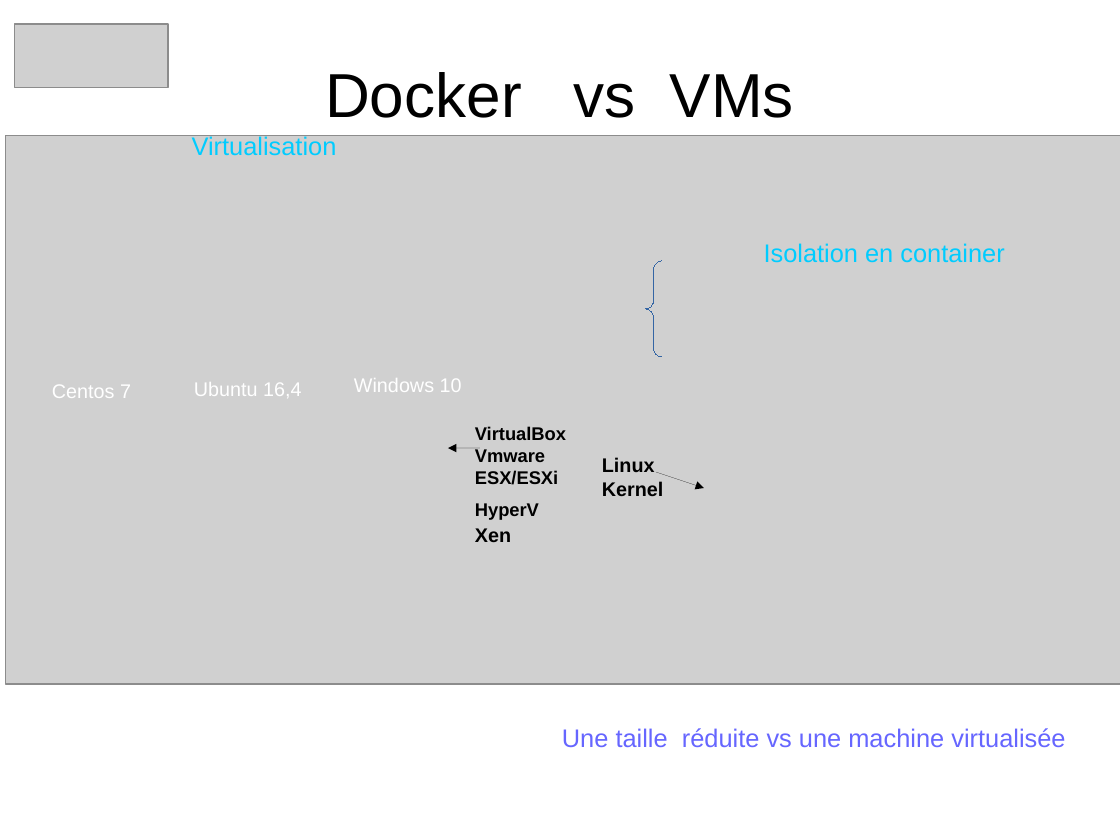
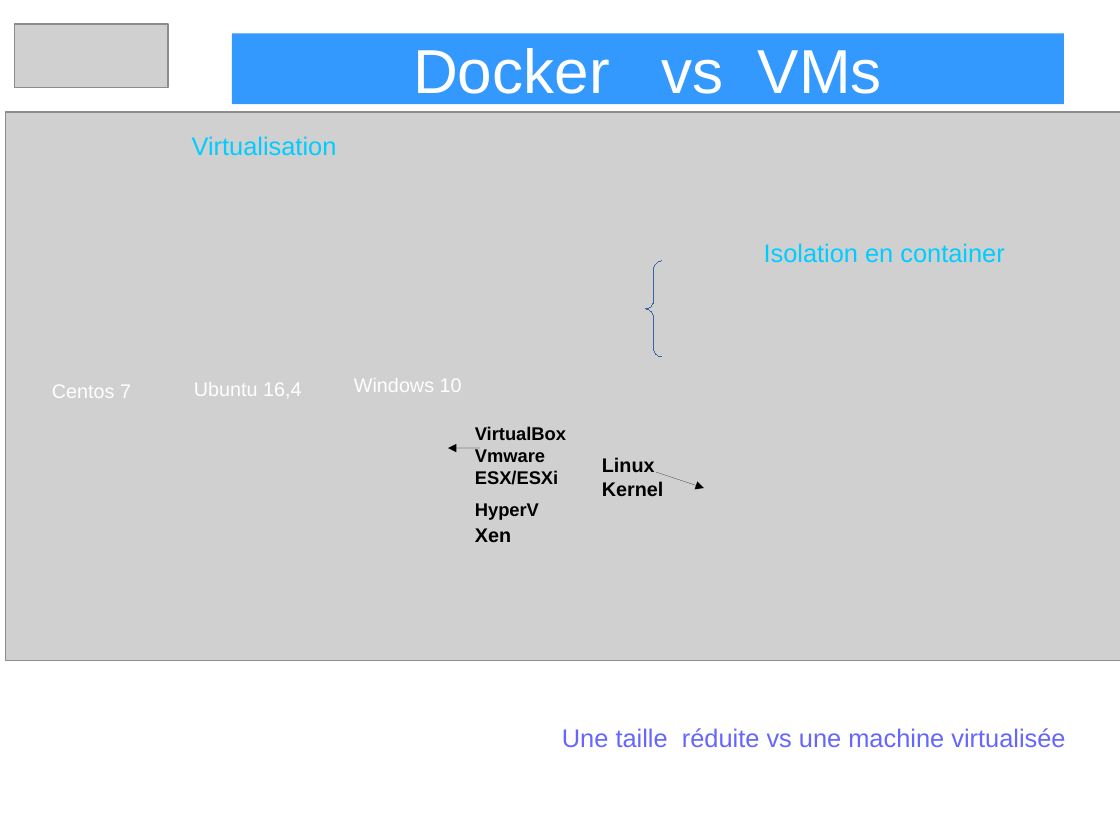
Before and after one commit to heylve/current, a slide deck: slide 4 of Rencontre_devs/docker_dev_conf_20_11_2017.odp. Drawn at 1120x840 pixels with LibreOffice and Linux fonts; fonts in the diff are those of the drawing; grey boxes stand for pictures. Boxes give left, top, right and bottom in pixels: in the first picture for what was removed or moved away, otherwise in the second. Text is boxed around its words. In the diff, an @@ line names an element or a change of style, - is before the commit and + after.

Commit message:
pres docker and agile

```diff
--- a/Rencontre_devs/docker_dev_conf_20_11_2017.odp
+++ b/Rencontre_devs/docker_dev_conf_20_11_2017.odp
@@ title "Docker vs VMs" resized from (x1=325, y1=72, x2=794, y2=118) to (x1=232, y1=34, x2=1064, y2=104) @@
@@ title "Docker vs VMs" at (x1=232, y1=34, x2=1064, y2=104): text colour #000000 to #FFFFFF; fill none to #3399FF @@
@@ picture moved from (x1=6, y1=135, x2=1120, y2=684) to (x1=6, y1=112, x2=1120, y2=661) @@
```
Also in this commit, not shown: 16 other slides changed, 1 slide added, 1 slide removed.
